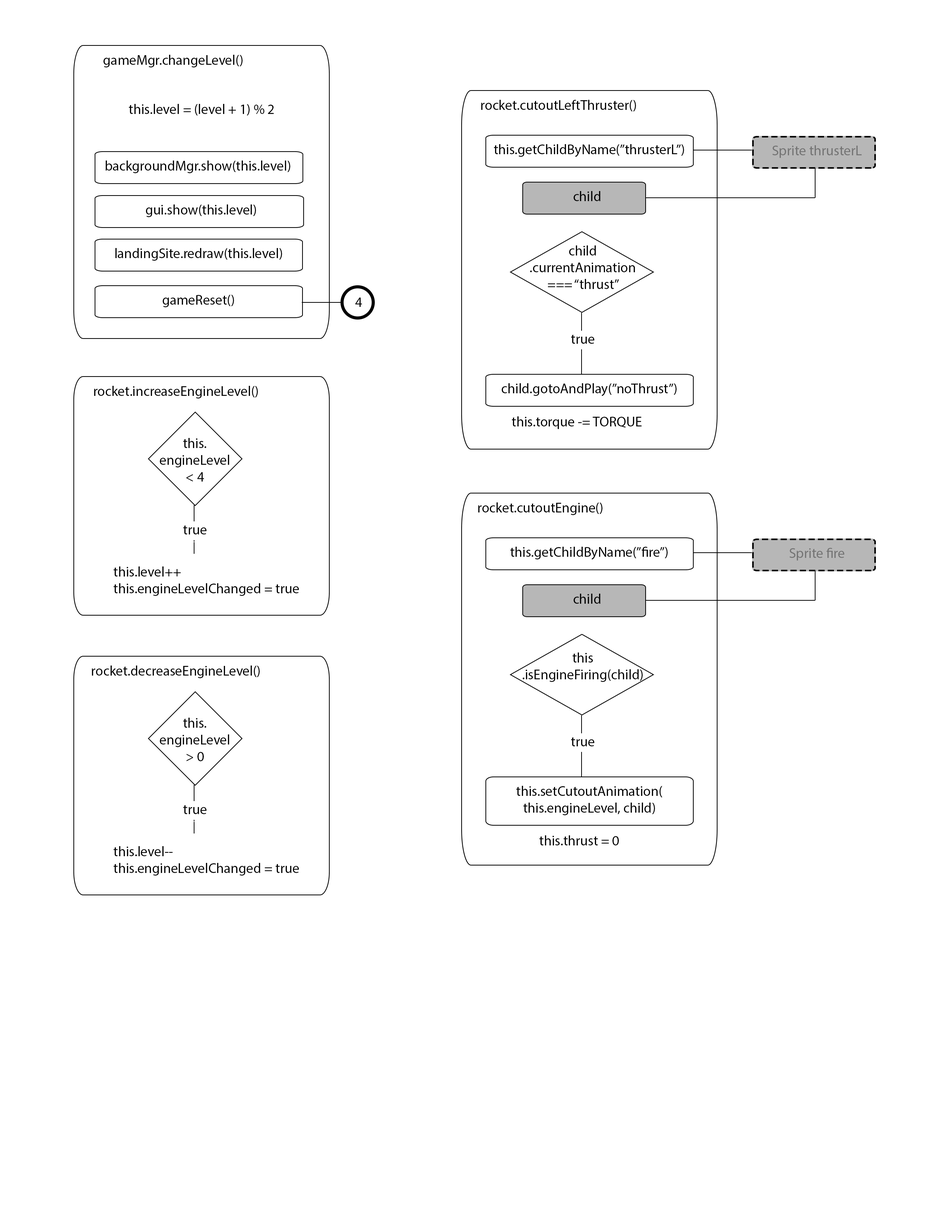
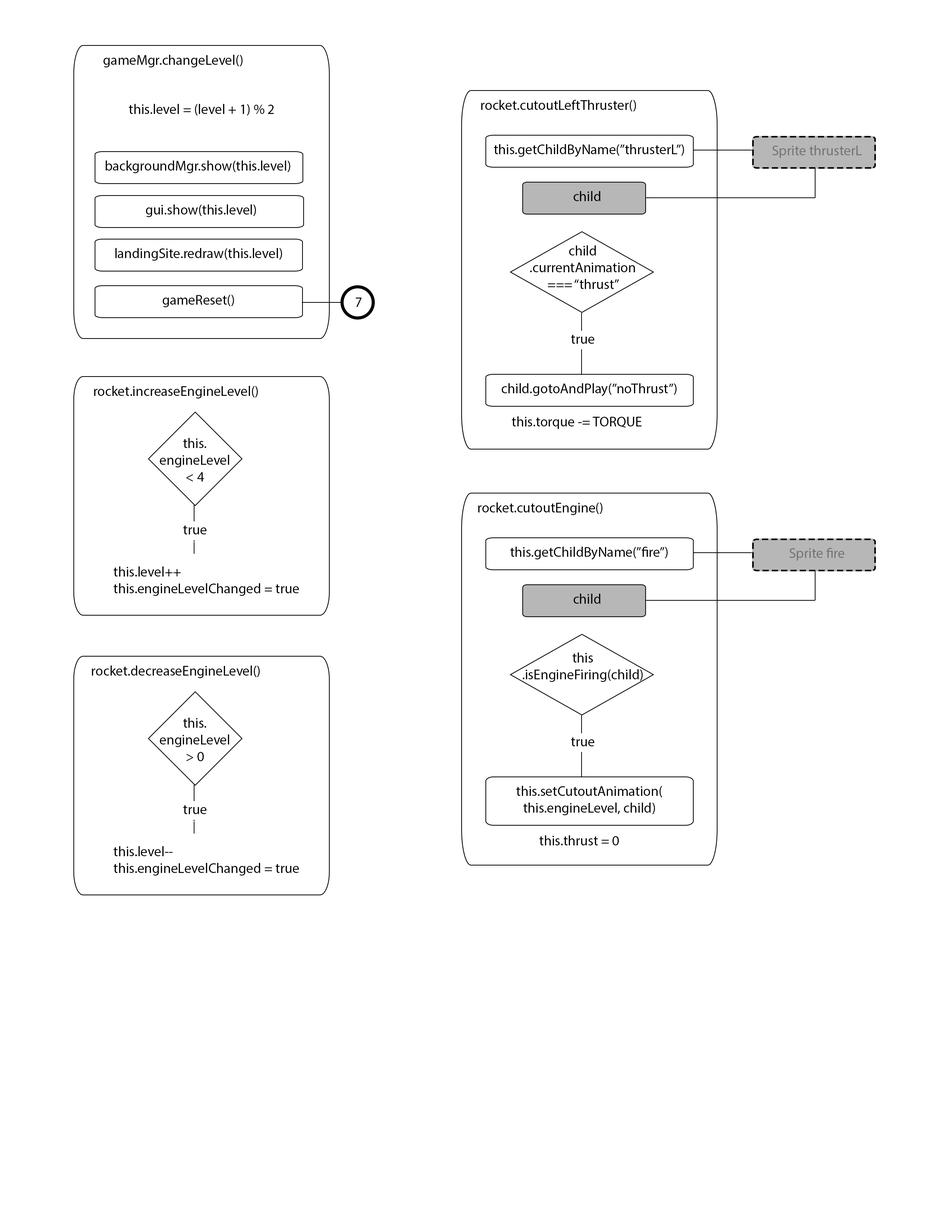
Layers edited between the first and the second 950x1229 image:
renamed "4" to "7", painted on it over [355, 297, 363, 307]
painted on "Rounded Rectangle 1" (3rd of 17, in "Group 5" › "Node backgroundMgr9) copy 5") over [752, 538, 876, 572]
painted on "Rounded Rectangle 1" (8th of 17, in "Group 4" › "Node backgroundMgr9) copy 5") over [752, 135, 876, 169]
